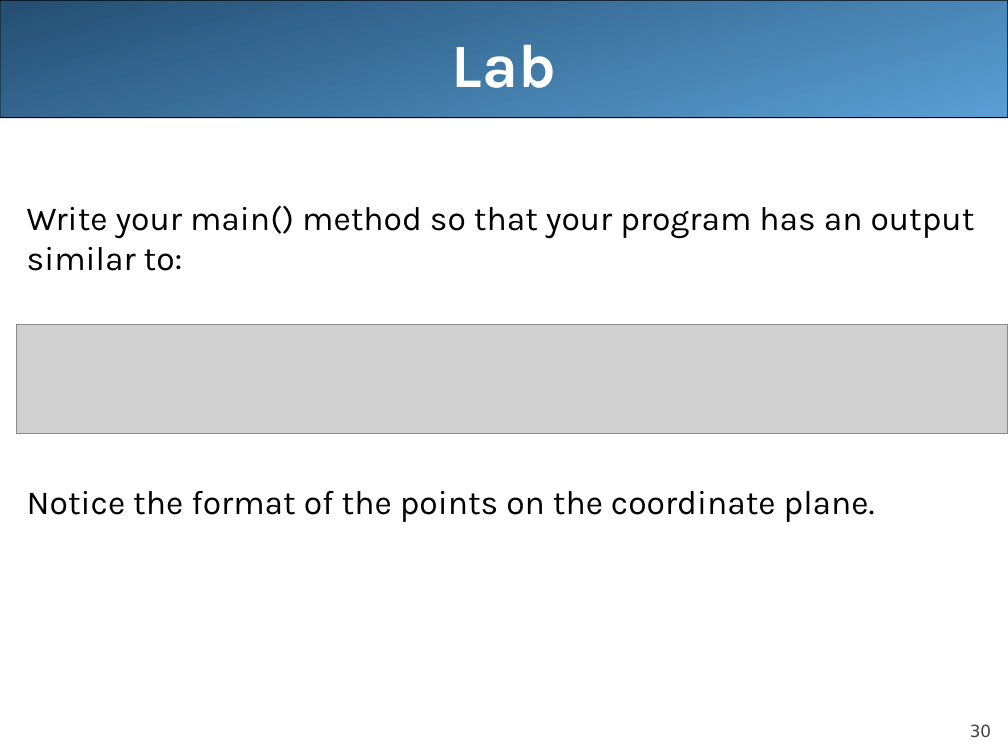
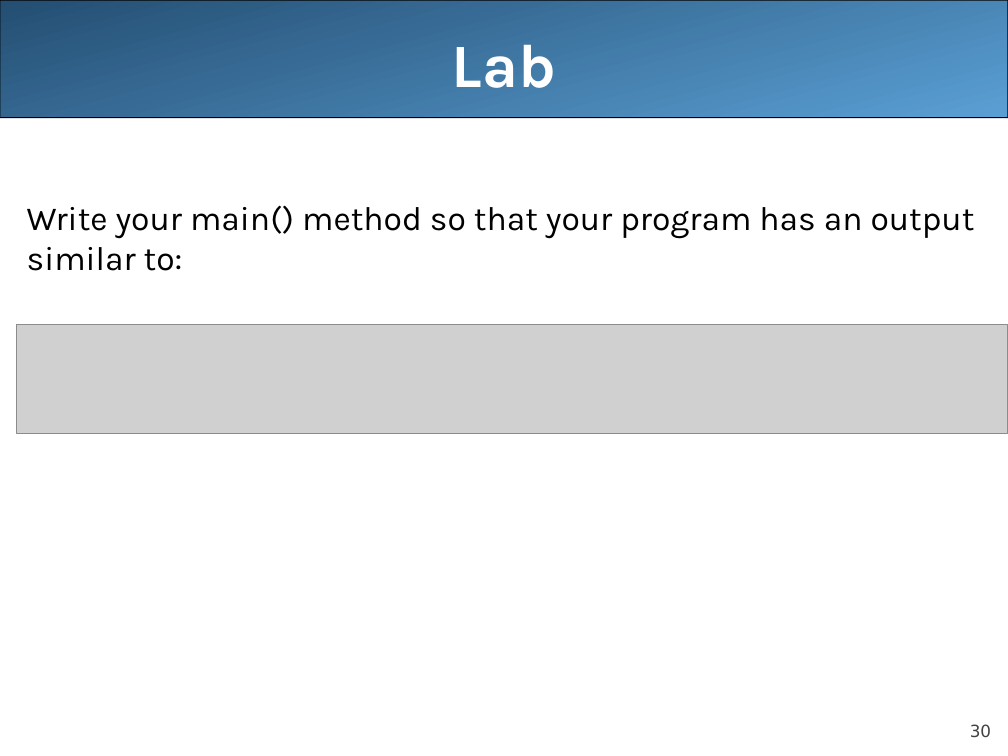
Before and after one commit to pinglee0/unit2, a slide deck: slide 30 of lecture5.ppt. Drawn at 1008x756 pixels with LibreOffice and Linux fonts; fonts in the diff are those of the drawing; grey boxes stand for pictures. Boxes give left, top, right and bottom in pixels: in the first picture for what was removed or moved away, otherwise in the second. Text is boxed around its words. In the diff, an @@ line names an element or a change of style, - is before the commit and + after.

```diff
--- a/lecture5.ppt
+++ b/lecture5.ppt
@@ text at (27,491,875,522): paragraph removed @@
-Notice the format of the points on the coordinate plane.
```
Also in this commit, not shown: 1 other slide changed, 29 other files.
